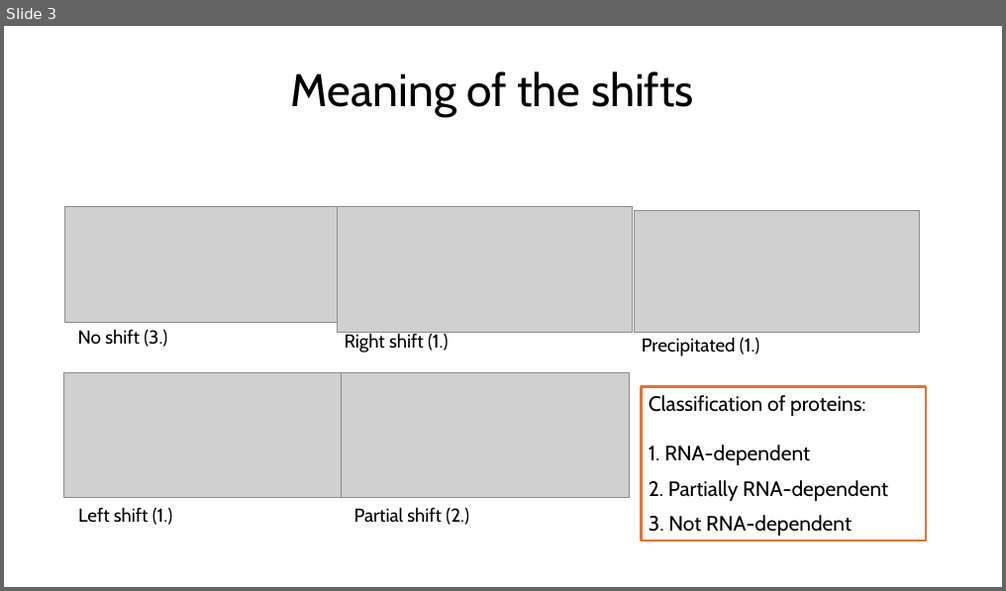
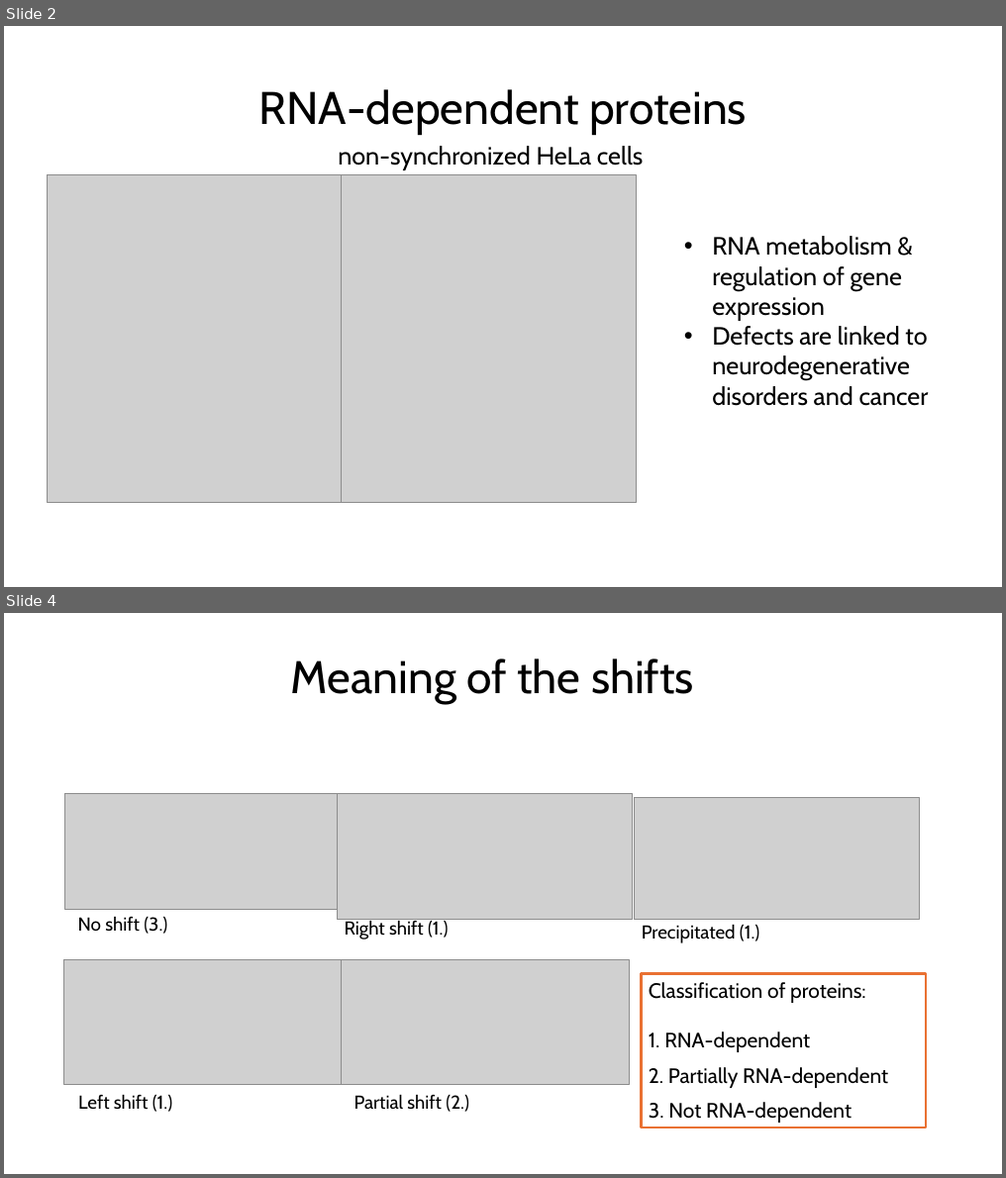
Before and after one commit to MichelaPozzi/2025-topic-03-group-01, a slide deck: Project Proposal Ben.pptx. Shown one above the other, each under a label of ours: slide 3 before the commit, slides 2 and 4 after it; the slides between them are not shown. The pictures are 1006x591 and 1006x1178 pixels, drawn with LibreOffice and Linux fonts; fonts in the diff are those of the drawing; grey boxes stand for pictures. Boxes give left, top, right and bottom in pixels: in the first picture for what was removed or moved away, otherwise in the second. Text is boxed around its words. In the diff, an @@ line names an element or a change of style, - is before the commit and + after.

```diff
--- a/Project Proposal Ben.pptx
+++ b/Project Proposal Ben.pptx
@@ slide 2 added at (x1=4, y1=26, x2=1002, y2=587), background #FFFFFF @@
@@ title added at (x1=259, y1=89, x2=746, y2=135), 44 pt, text #000000 @@
+RNA-dependent proteins
@@ text added at (x1=338, y1=146, x2=643, y2=171), 24 pt, text #000000 @@
+non-synchronized HeLa cells
@@ picture added at (x1=47, y1=174, x2=341, y2=502) @@
@@ picture added at (x1=341, y1=174, x2=635, y2=502) @@
@@ text added at (x1=712, y1=236, x2=929, y2=406), 24 pt, text #000000 @@
+• RNA metabolism & regulation of gene expression
+• Defects are linked to neurodegenerative disorders and cancer
@@ what was slide 3 is now slide 4 @@
```
Also in this commit, not shown: 8 slides changed, 1 other slide added.
